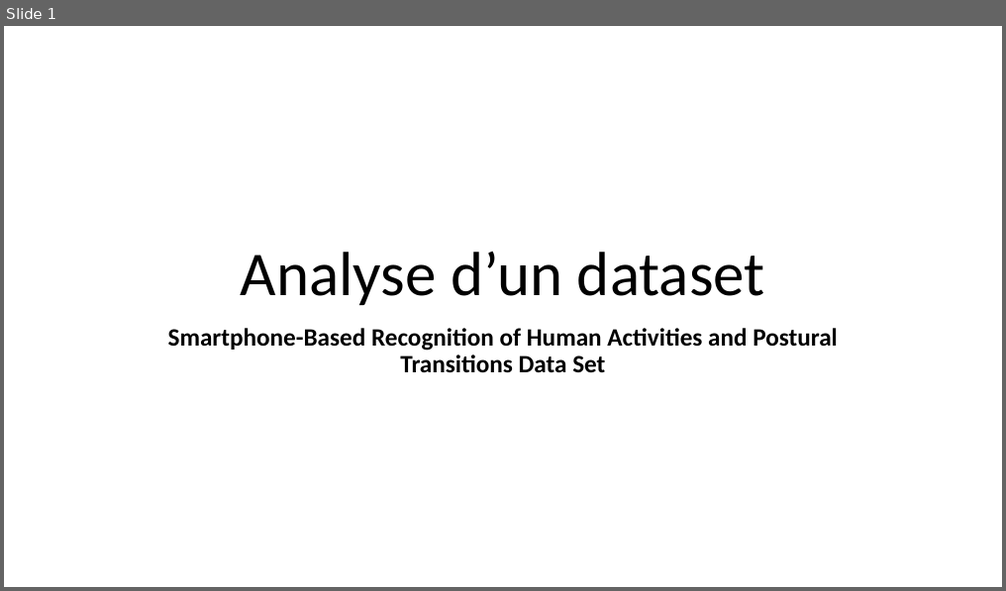
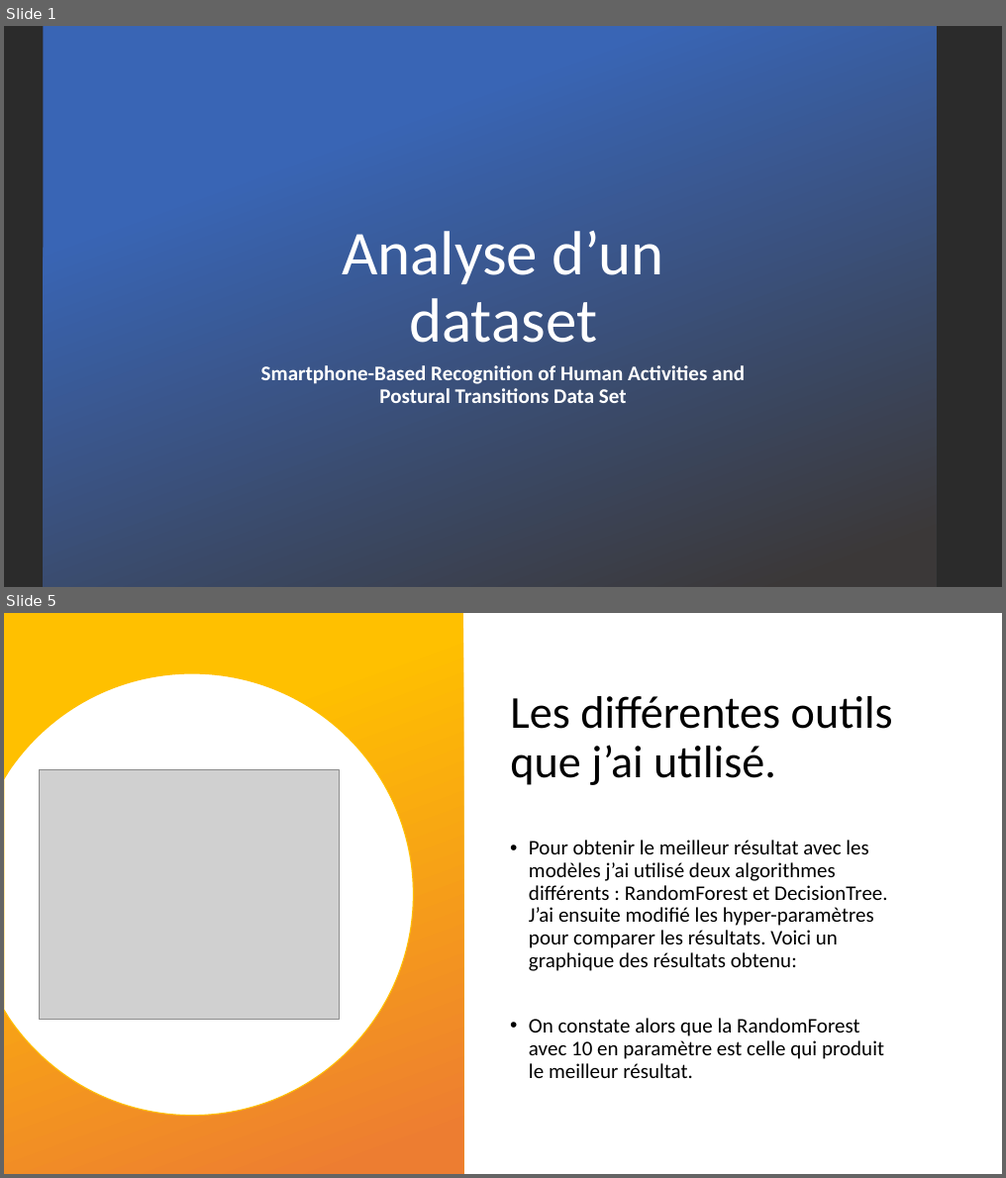
Before and after one commit to EmmanuelVey94/PythonForDataAnalysis, a slide deck: contexte.pptx. Shown one above the other, each under a label of ours: slide 1 before the commit, slides 1 and 5 after it; the slides between them are not shown. The pictures are 1006x591 and 1006x1178 pixels, drawn with LibreOffice and Linux fonts; fonts in the diff are those of the drawing; grey boxes stand for pictures; background and template pictures are left out; a plain dark background stands for a picture behind light text. Boxes give left, top, right and bottom in pixels: in the first picture for what was removed or moved away, otherwise in the second. Text is boxed around its words. In the diff, an @@ line names an element or a change of style, - is before the commit and + after.

```diff
--- a/contexte.pptx
+++ b/contexte.pptx
@@ slide 5 added at <box>4,613,1002,1174</box>, background picture (left out) @@
@@ rectangle added at <box>4,613,463,1174</box>, fill gradient #FFC000 to #ED7D31 @@
@@ freeform shape added at <box>4,673,414,1116</box>, fill #FFFFFF, outline #ED7D31 1 pt @@
@@ title added at <box>510,696,893,785</box>, 44 pt, text #000000 @@
+Les différentes outils que j’ai utilisé.
@@ picture added at <box>40,769,339,1020</box> @@
@@ text added at <box>529,840,888,1078</box>, 20 pt, text #000000 @@
+• Pour obtenir le meilleur résultat avec les modèles j’ai utilisé deux algorithmes différents : RandomForest et DecisionTree. J’ai ensuite modifié les hyper-paramètres pour comparer les résultats. Voici un graphique des résultats obtenu:
+• On constate alors que la RandomForest avec 10 en paramètre est celle qui produit le meilleur résultat.
@@ slide 1 changed as well @@
@@ background #FFFFFF to picture (left out) @@
@@ rectangle added at <box>43,26,936,587</box>, fill gradient #3965B5 to #3B3838 @@
@@ title "Analyse d’un dataset": place and size @@
-title "Analyse d’un dataset" at <box>241,251,765,305</box>
+title "Analyse d’un dataset" at <box>342,231,664,343</box>
@@ title "Analyse d’un dataset" at <box>342,231,664,343</box>: text colour #000000 to #FFFFFF @@
@@ subtitle "Smartphone-Based Recognition of Human Activities ...": place and size @@
-subtitle "Smartphone-Based Recognition of Human Activities ..." at <box>168,328,838,373</box>
+subtitle "Smartphone-Based Recognition of Human Activities ..." at <box>261,366,745,403</box>
@@ subtitle "Smartphone-Based Recognition of Human Activities ..." at <box>261,366,745,403</box>: size 24 to 20 pt, text colour #000000 to #FFFFFF @@
```
Also in this commit, not shown: 3 other slides changed, 2 other slides added, 2 slides removed.
